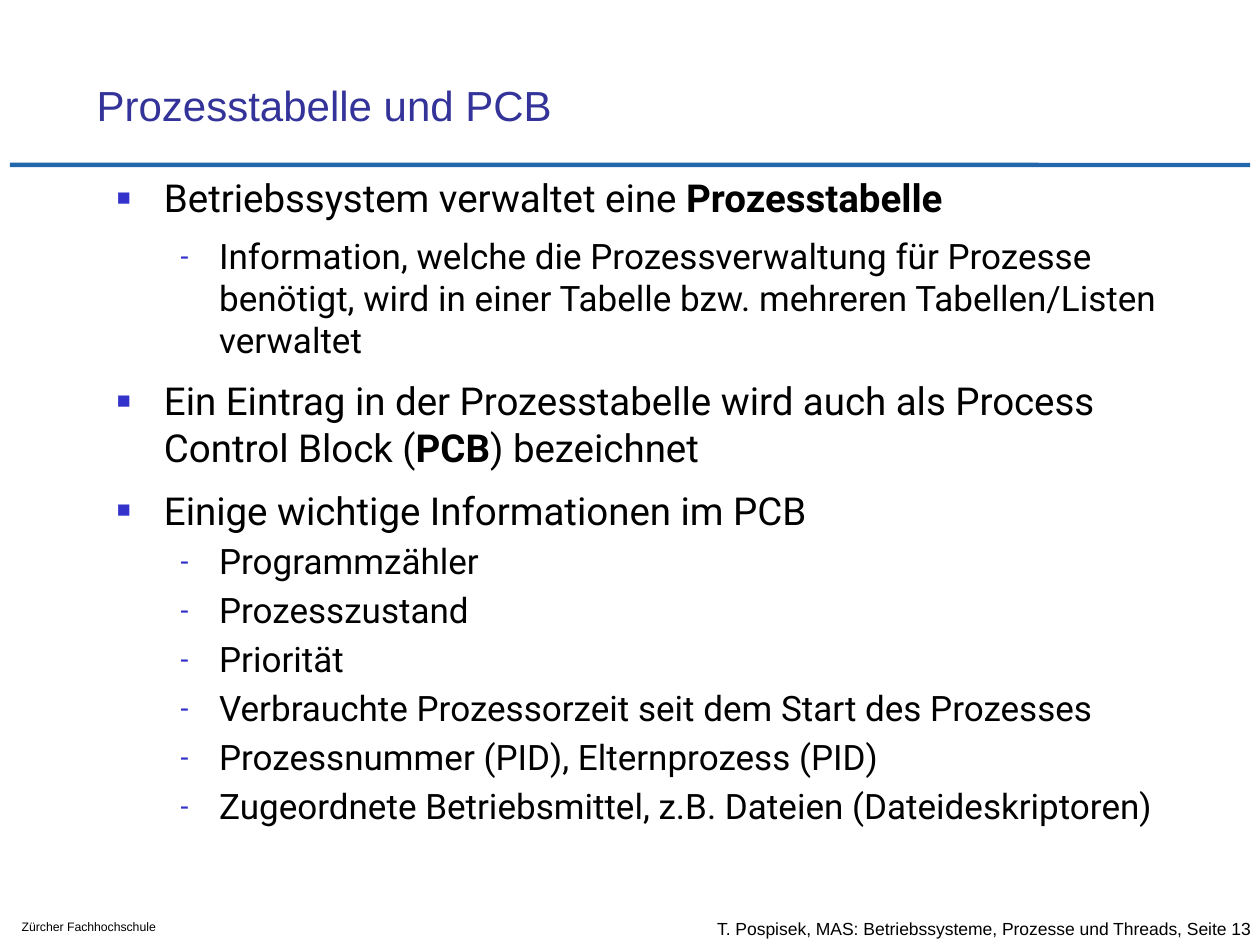
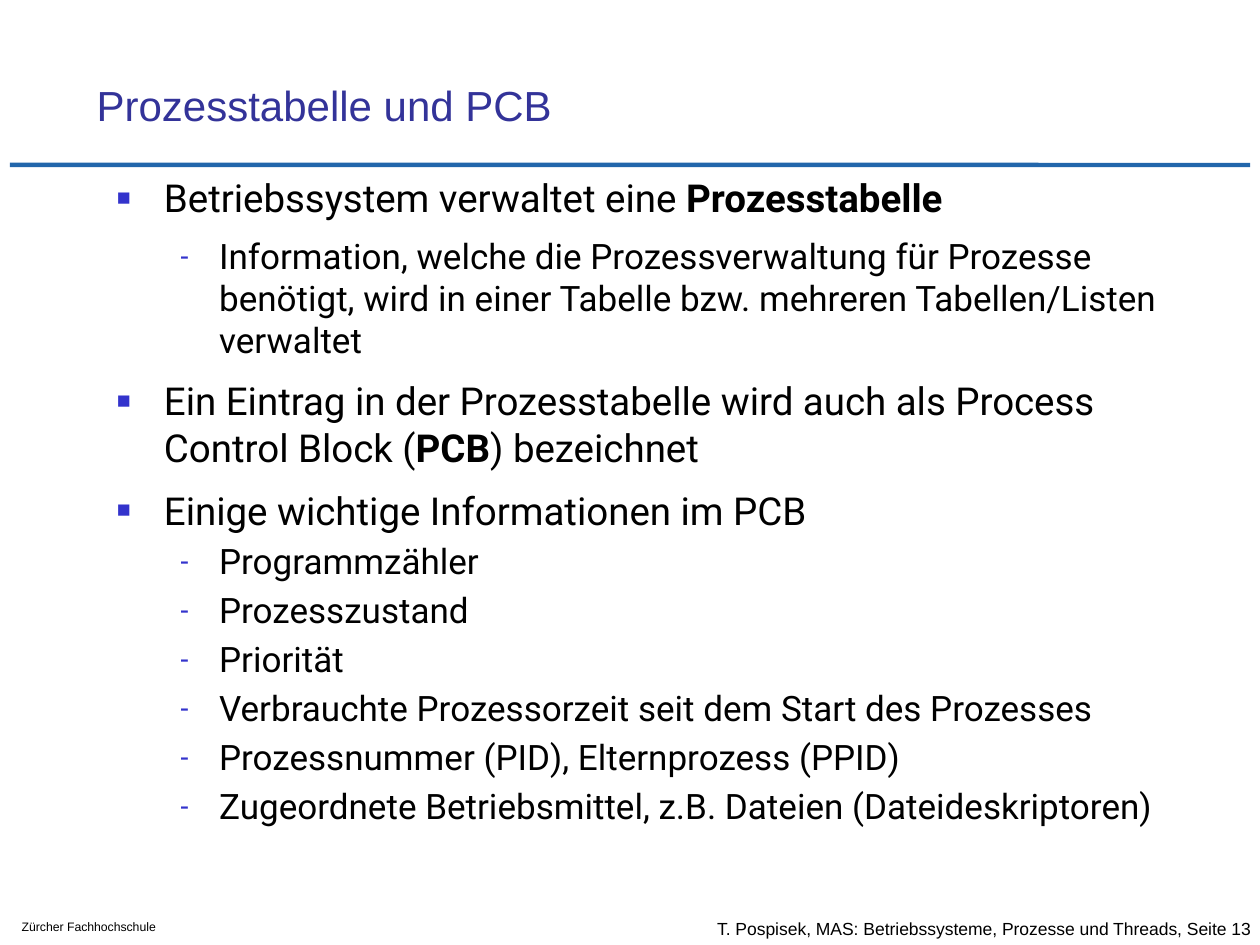
Before and after one commit to tpo/betriebssysteme, a slide deck: slide 13 of 05-2_Prozesse_und_Threads.odp. Drawn at 1260x945 pixels with LibreOffice and Linux fonts; fonts in the diff are those of the drawing; background and template pictures are left out. Boxes give left, top, right and bottom in pixels: in the first picture for what was removed or moved away, otherwise in the second. Text is boxed around its words. In the diff, an @@ line names an element or a change of style, - is before the commit and + after.

Commit message:
S. 13 Elternprozess Kürzel ist PPID

```diff
--- a/05-2_Prozesse_und_Threads.odp
+++ b/05-2_Prozesse_und_Threads.odp
@@ text at (219, 742, 900, 778): text changed @@
-  – Prozessnummer (PID), Elternprozess (PID)
+  – Prozessnummer (PID), Elternprozess (PPID)
```
Also in this commit, not shown: 1 other file.
